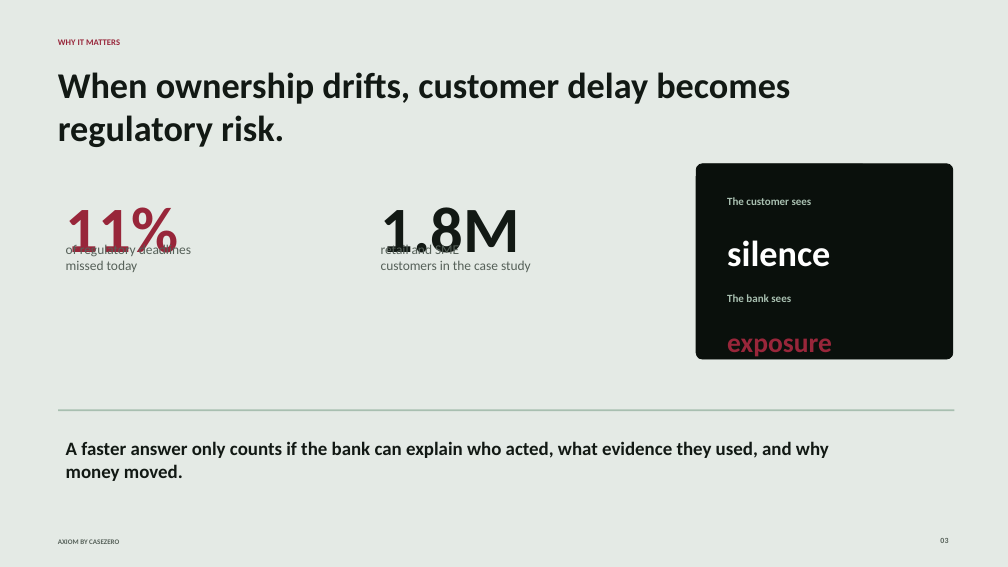
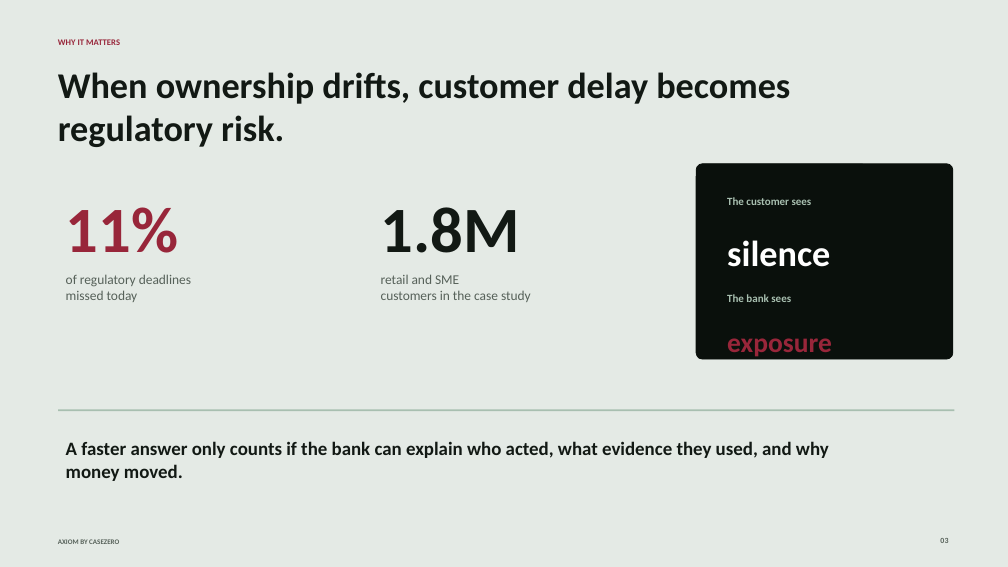
Before and after one commit to saminsarwat007/casezero, a slide deck: slide 3 of casezero/submission/02-deck/Axiom-Demo-Day-Deck.pptx. Drawn at 1008x567 pixels with LibreOffice and Linux fonts; fonts in the diff are those of the drawing. Boxes give left, top, right and bottom in pixels: in the first picture for what was removed or moved away, otherwise in the second. Text is boxed around its words. In the diff, an @@ line names an element or a change of style, - is before the commit and + after.

```diff
--- a/casezero/submission/02-deck/Axiom-Demo-Day-Deck.pptx
+++ b/casezero/submission/02-deck/Axiom-Demo-Day-Deck.pptx
@@ text "of regulatory deadlines": place and size @@
-text "of regulatory deadlines" at (66,242,191,272)
+text "of regulatory deadlines" at (66,274,191,302)
@@ text "retail and SME": place and size @@
-text "retail and SME" at (381,242,531,272)
+text "retail and SME" at (381,274,531,302)
```
Also in this commit, not shown: 7 other slides changed, 1 slide added, 6 other files.
